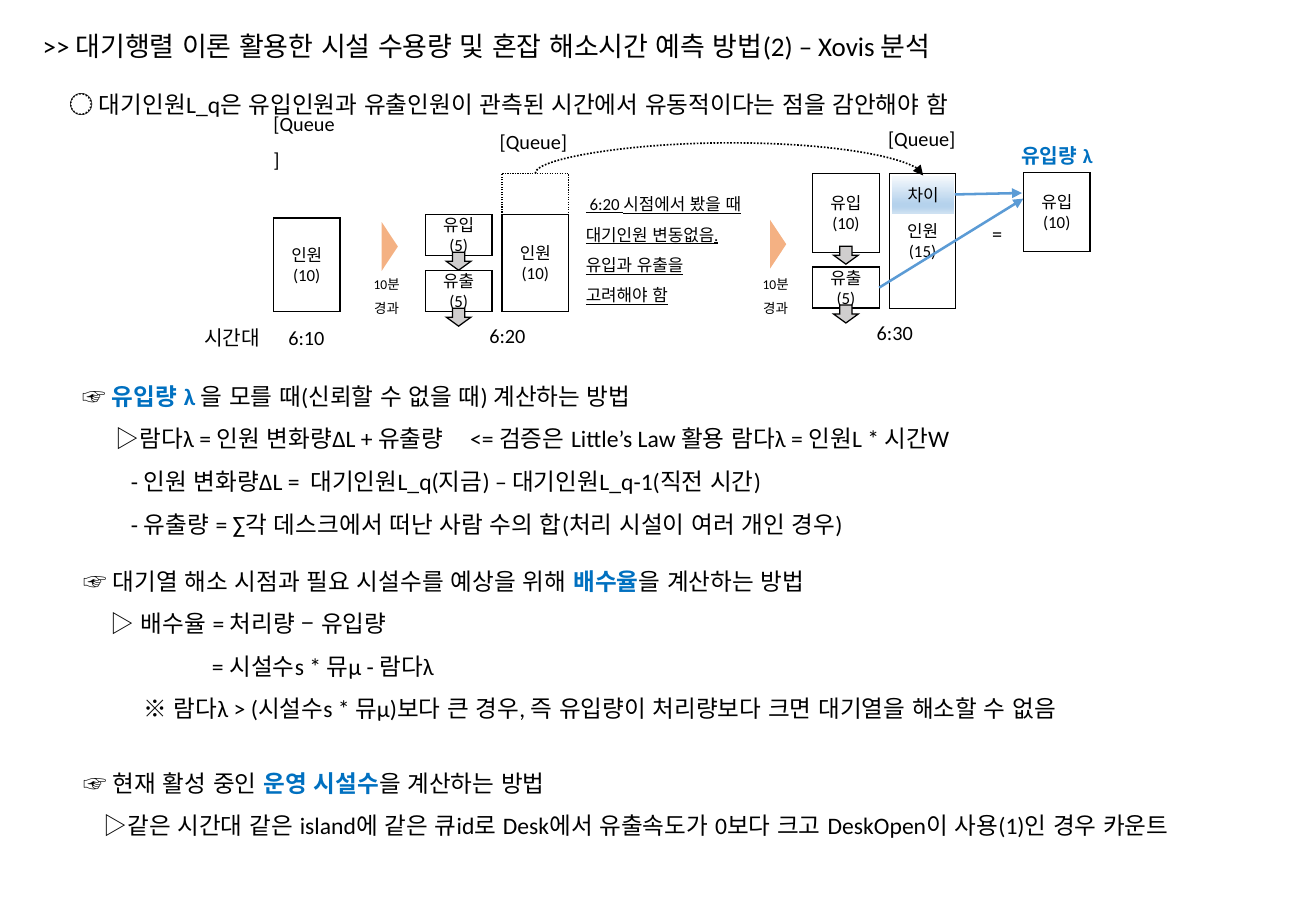
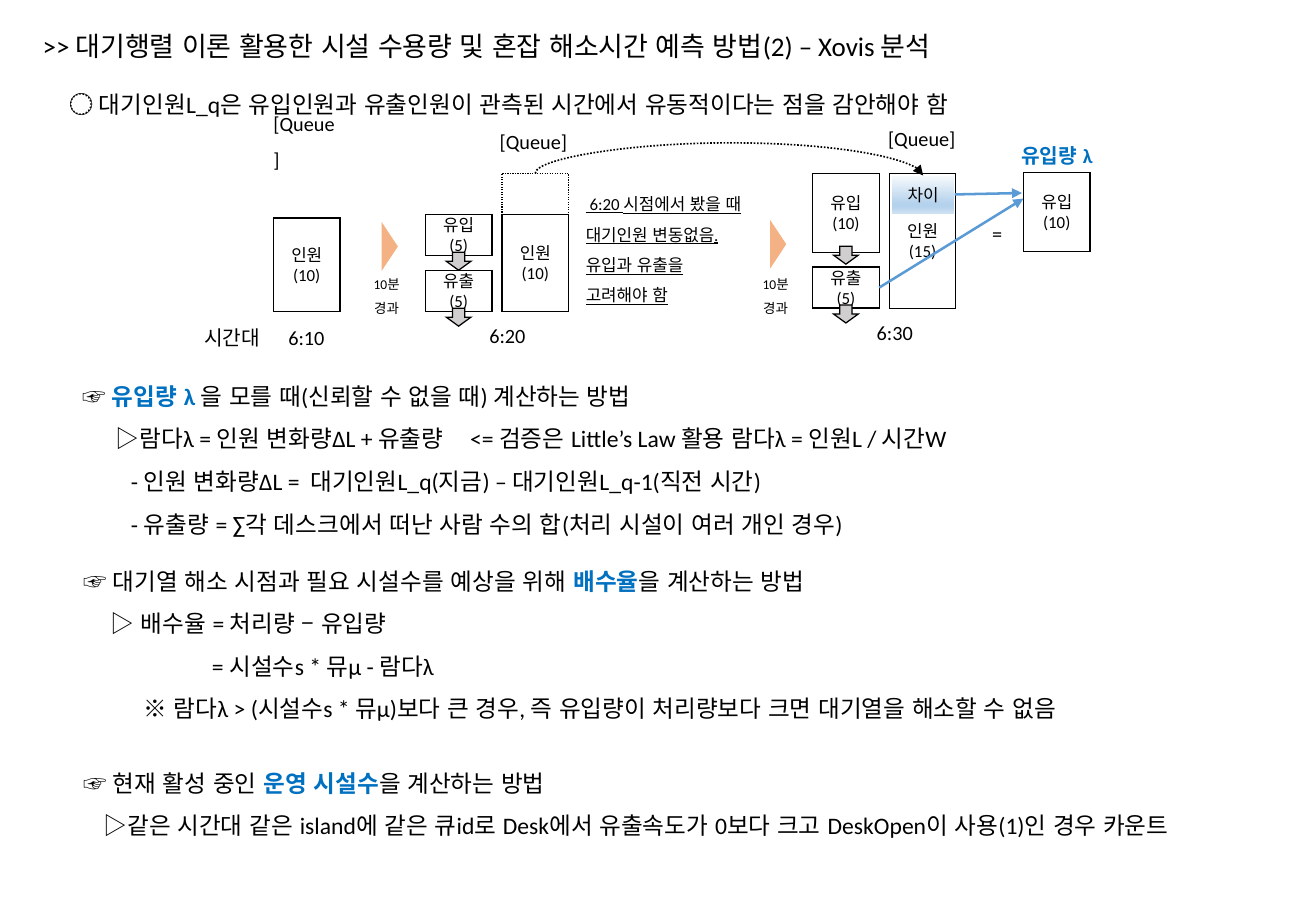
Before and after one commit to nsc5432/publishing, a slide deck: slide 2 of 대기행렬/예측관리 데이터 전처리 과정(Xovis 활용)_v1.2_260909.pptx. Drawn at 1316x911 pixels with LibreOffice and Linux fonts; fonts in the diff are those of the drawing. Boxes give left, top, right and bottom in pixels: in the first picture for what was removed or moved away, otherwise in the second. Text is boxed around its words. In the diff, an @@ line names an element or a change of style, - is before the commit and + after.

Commit message:
chore

```diff
--- a/대기행렬/예측관리 데이터 전처리 과정(Xovis 활용)_v1.2_260909.pptx
+++ b/대기행렬/예측관리 데이터 전처리 과정(Xovis 활용)_v1.2_260909.pptx
@@ text at (116, 427, 947, 449): text changed @@
-▷람다λ = 인원 변화량ΔL + 유출량 <= 검증은 Little’s Law 활용 람다λ = 인원L * 시간W
+▷람다λ = 인원 변화량ΔL + 유출량 <= 검증은 Little’s Law 활용 람다λ = 인원L / 시간W
```
